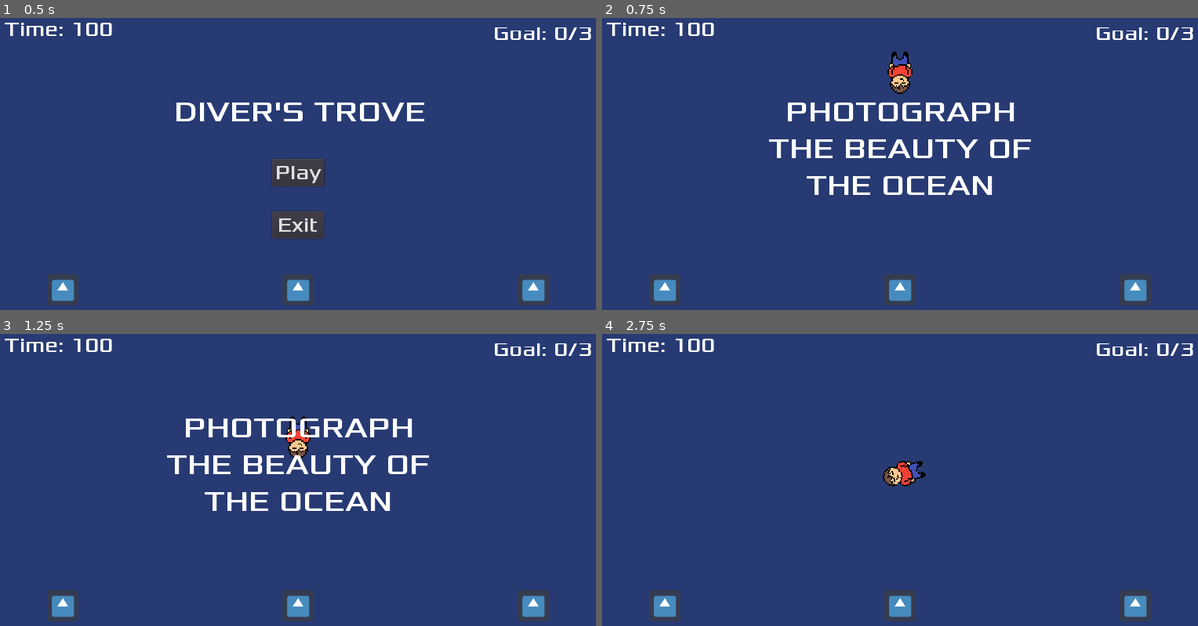
Above: before the commit, frames 1-4 (two rows, left to right).
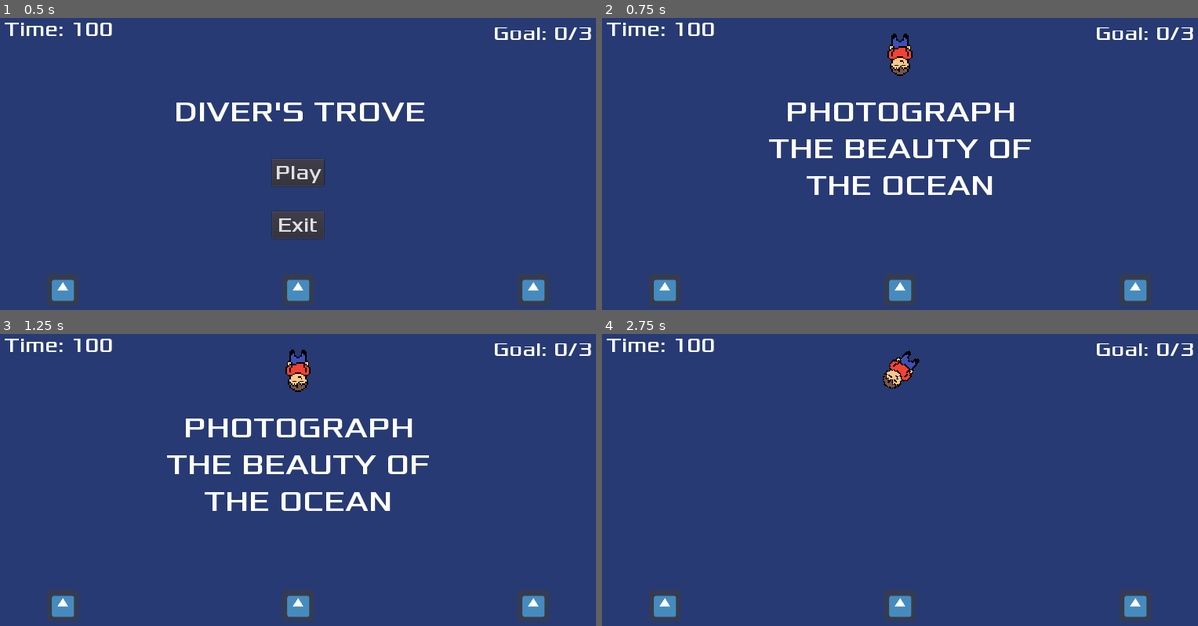
Above: after the commit, the same moments.

Repository: AlgionSan/GJ-Demo-2.0
Game: Godot game, scene res://scenes/Main.tscn
The game is run twice, just before and just after one commit, with the same random seed, the same clock (stepped at 60 frames per second) and the same inputs. The engine's default icon, where the game draws it, is replaced by a stand-in: a white triangle on a blue panel in a dark square.
Inputs (mouse positions are in pixels of both pictures, inside the frame that each line leads up to):
- Up to frame 1 (0.5 s): no input
- Up to frame 2 (0.75 s): click "Play" at 0.5 s
- Up to frame 3 (1.25 s): no input
- Up to frame 4 (2.75 s): move the mouse to (1037, 471) at 1.27 s; tap E (interact) at 1.35, 2.1 s; move the mouse to (774, 506) at 2.02 s

Frame 1 is identical in both runs. In frame 2, 0.6% of the frame differs, in the area x 47-53%, y 5-27%; in frame 3, 0.8%; in frame 4, 0.9%, in the area x 46-55%, y 5-53%.
Error after the commit: Invalid set index 'rotation' (on base: 'Label') with value of type 'int'. (res://scripts/Player.gd:41)

Commit message:
some minor tweaks
trying to keep playerinteractlabel not roate

Diff:
--- a/scenes/Player.tscn
+++ b/scenes/Player.tscn
@@ -45,13 +45,14 @@
 anchor_right = 0.5
 anchor_bottom = 0.5
 margin_left = -75.5
-margin_top = -52.0
+margin_top = -70.0
 margin_right = 75.5
-margin_bottom = -38.0
+margin_bottom = -35.0
 custom_fonts/font = SubResource( 3 )
 text = "Press 'F' To Photograph"
 align = 1
 valign = 1
+autowrap = true
 
 [connection signal="area_entered" from="." to="." method="_on_Player_area_entered"]
 [connection signal="area_exited" from="." to="." method="_on_Player_area_exited"]
--- a/scripts/Player.gd
+++ b/scripts/Player.gd
@@ -38,6 +38,7 @@
 	var direction = (end_position - position).normalized()
 	velocity = direction * speed
 	rotation = direction.angle()
+	$PlayerInteractLabel.rotation = 0;
 	position += velocity * delta
 
 func start(new_position):
@@ -89,6 +90,7 @@
 func handle_photograph_goal(cur_interaction):
 	if cur_interaction.interact_value in photographed_objects:
 		print("You've already photographed this object!")
+		$PlayerInteractLabel.text = "You've already photographed this object!"
 	else:
 		photograph_marine_life()
 		photographed_objects.append(cur_interaction.interact_value)
